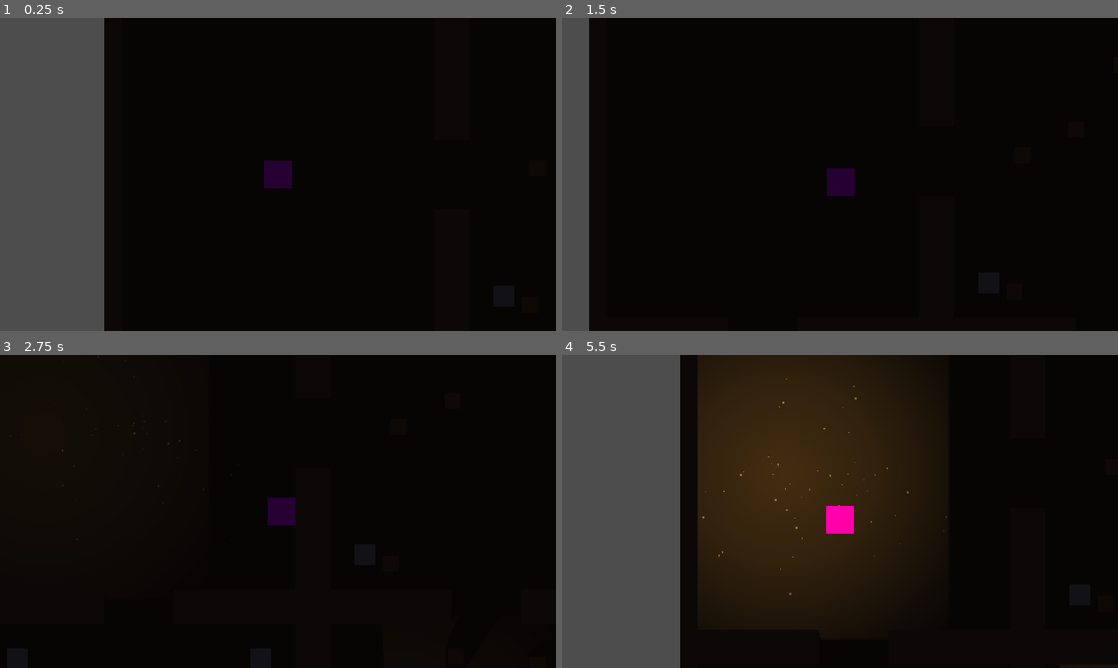
Above: before the commit, frames 1-4 (two rows, left to right).
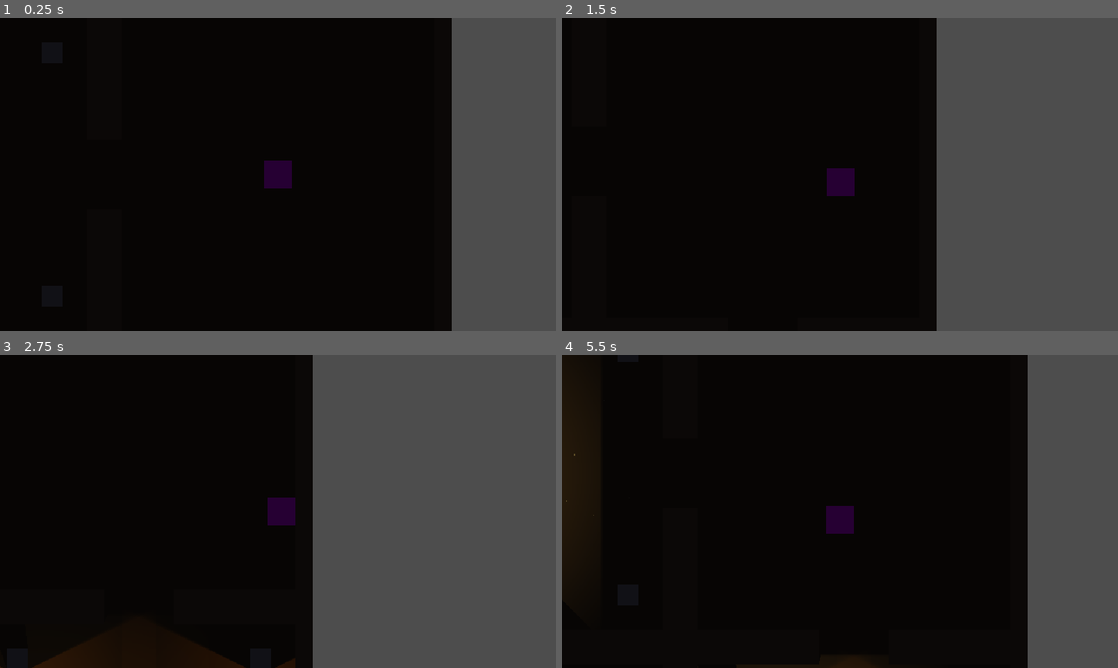
Above: after the commit, the same moments.

Repository: Lohrel/WlademirBizarreAdventures
Game: Godot game, scene res://scenes/level_generator.tscn
Same seed, same stepped clock (60 frames per second), same inputs: the game is played once before the commit and once after it.
Inputs:
- Up to frame 1 (0.25 s): no input
- Up to frame 2 (1.5 s): tap Enter at 0.5 s; hold Right (ui_right) 0.53-1.28 s; hold Down (ui_down) from 1.28 s (still down)
- Up to frame 3 (2.75 s): release Down (ui_down) at 2.03 s; hold Right (ui_right) from 2.03 s (still down)
- Up to frame 4 (5.5 s): release Right (ui_right) at 2.78 s; hold Up (ui_up) 2.78-3.53 s; hold Left (ui_left) 3.53-5.03 s; hold Down (ui_down) from 5.03 s (still down)

The runs differ from the first frame. In frame 1, 38% of the frame differs, in the area x 0-100%, y 0-100%; in frame 2, 38%; in frame 3, 45%; in frame 4, 69%.

Commit message:
Geração atualizada / Sala do Boss / Tochas.

Diff:
--- a/scenes/pillar.tscn
+++ b/scenes/pillar.tscn
@@ -1,4 +1,6 @@
-[gd_scene load_steps=3 format=3]
+[gd_scene format=3 uid="uid://dlaraiyv6lv1o"]
+
+[ext_resource type="Script" uid="uid://c1pebuj8y4cfr" path="res://scripts/pillar.gd" id="1_pillar_script"]
 
 [sub_resource type="RectangleShape2D" id="RectangleShape2D_1"]
 size = Vector2(24, 24)
@@ -6,17 +8,55 @@
 [sub_resource type="OccluderPolygon2D" id="OccluderPolygon2D_1"]
 polygon = PackedVector2Array(-12, -12, 12, -12, 12, 12, -12, 12)
 
-[node name="Pillar" type="StaticBody2D"]
+[sub_resource type="Gradient" id="Gradient_Torch"]
+offsets = PackedFloat32Array(0, 0.5, 1)
+colors = PackedColorArray(1, 0.6, 0.2, 1, 1, 0.3, 0, 0.5, 1, 0, 0, 0)
 
-[node name="ColorRect" type="ColorRect" parent="."]
+[sub_resource type="GradientTexture2D" id="GradientTexture2D_Torch"]
+gradient = SubResource("Gradient_Torch")
+fill = 1
+fill_from = Vector2(0.5, 0.5)
+fill_to = Vector2(1, 1)
+
+[node name="Pillar" type="StaticBody2D" unique_id=152120375]
+script = ExtResource("1_pillar_script")
+
+[node name="ColorRect" type="ColorRect" parent="." unique_id=1487927485]
 offset_left = -12.0
 offset_top = -12.0
 offset_right = 12.0
 offset_bottom = 12.0
 color = Color(0.439216, 0.439216, 0.439216, 1)
 
-[node name="CollisionShape2D" type="CollisionShape2D" parent="."]
+[node name="CollisionShape2D" type="CollisionShape2D" parent="." unique_id=322754201]
 shape = SubResource("RectangleShape2D_1")
 
-[node name="LightOccluder2D" type="LightOccluder2D" parent="."]
+[node name="LightOccluder2D" type="LightOccluder2D" parent="." unique_id=878978298]
 occluder = SubResource("OccluderPolygon2D_1")
+
+[node name="Torch" type="Node2D" parent="." unique_id=1181808691]
+visible = false
+position = Vector2(0, -15)
+
+[node name="TorchLight" type="PointLight2D" parent="Torch" unique_id=219980786]
+color = Color(1, 0.54902, 0, 1)
+energy = 0.8
+texture = SubResource("GradientTexture2D_Torch")
+texture_scale = 2.5
+
+[node name="TorchParticles" type="CPUParticles2D" parent="Torch" unique_id=2032323945]
+position = Vector2(0, -10)
+amount = 15
+lifetime = 0.8
+preprocess = 1.0
+speed_scale = 0.8
+randomness = 1.0
+emission_shape = 1
+emission_sphere_radius = 2.0
+direction = Vector2(0, 0)
+spread = 20.0
+gravity = Vector2(0, -20)
+initial_velocity_min = 10.0
+initial_velocity_max = 20.0
+scale_amount_max = 2.5
+color = Color(1, 0.4, 0, 1)
--- a/scripts/level_generator.gd
+++ b/scripts/level_generator.gd
@@ -6,66 +6,90 @@
 
 var map_data = {}
 var max_rooms = 15
+var current_level = 1 # Nível atual da dungeon (1 a 3)
 
 # Variável que controla o ciclo do dia (0.0 a 2*PI)
 var sun_time = 0.0
-# Velocidade do dia (aumente para o dia passar mais rápido)
+# Velocidade do dia
 @export var day_speed = 0.15
 
+# Referência para o jogador para não deletá-lo entre níveis
+var player_node = null
+
 func _ready():
-	# Quando o jogo começa, ele gera a matemática e depois constrói o visual
-	generate_map_data()
-	build_world()
-	spawn_player()
+	generate_new_level()
 
 func _process(delta):
-	# Incrementa o tempo do sol
 	sun_time += delta * day_speed
+
+func generate_new_level():
+	# 1. Limpa salas antigas (se houver)
+	for child in get_children():
+		if child.name.begins_with("Room"):
+			child.queue_free()
+
+	# 2. Reseta os dados do mapa
+	map_data.clear()
+
+	# 3. Gera a lógica matemática do novo andar
+	generate_map_data()
+
+	# 4. Constrói o visual
+	build_world()
+
+	# 5. Garante que o jogador existe e está na entrada
+	spawn_or_reset_player()
 
 func generate_map_data():
 	var current_position = Vector2i(0, 0)
-	map_data[current_position] = true
+	map_data[current_position] = "start" # Sala de entrada
 
 	var rooms_created = 1
-
 	while rooms_created < max_rooms:
-		var direction = get_random_direction()
+		var direction = [Vector2i.UP, Vector2i.DOWN, Vector2i.LEFT, Vector2i.RIGHT].pick_random()
 		current_position += direction
 
 		if not map_data.has(current_position):
-			map_data[current_position] = true
+			map_data[current_position] = "normal"
 			rooms_created += 1
 
-func get_random_direction() -> Vector2i:
-	var directions = [Vector2i.UP, Vector2i.DOWN, Vector2i.LEFT, Vector2i.RIGHT]
-	return directions.pick_random()
+	# Identifica a sala mais distante para ser o BOSS
+	var furthest_pos = Vector2i.ZERO
+	var max_dist = 0
+	for pos in map_data.keys():
+		var dist = abs(pos.x) + abs(pos.y)
+		if dist > max_dist:
+			max_dist = dist
+			furthest_pos = pos
+	map_data[furthest_pos] = "boss"
 
 func build_world():
-	# Lê o Dicionário e cria uma sala para cada coordenada
 	for grid_pos in map_data.keys():
 		var room_instance = room_scene.instantiate()
-
-		# Posiciona a sala no mundo multiplicando a coordenada da grid pelo tamanho da sala
 		room_instance.position = Vector2(grid_pos.x * ROOM_SIZE.x, grid_pos.y * ROOM_SIZE.y)
 
-		# Verifica quem são os vizinhos dessa sala específica na Grid
 		var has_north = map_data.has(grid_pos + Vector2i.UP)
 		var has_south = map_data.has(grid_pos + Vector2i.DOWN)
 		var has_east = map_data.has(grid_pos + Vector2i.RIGHT)
 		var has_west = map_data.has(grid_pos + Vector2i.LEFT)
 
-		# Adiciona a sala na tela primeiro para que os nós internos sejam inicializados (@onready)
 		add_child(room_instance)
 
-		# Gera uma chance de 30% da sala ter teto aberto
-		var is_open = randf() < 0.3
+		# Regra de Sol: Boss e Start nunca têm sol. Outras têm 30% de chance.
+		var is_open = false
+		if map_data[grid_pos] == "normal":
+			is_open = randf() < 0.3
 
-		# Envia a instrução para a sala abrir as portas e o teto
+		# Passa o tipo da sala para o setup
 		room_instance.setup_room(has_north, has_south, has_east, has_west, is_open)
+		# Vamos adicionar um marcador visual para o Boss para teste
+		if map_data[grid_pos] == "boss":
+			room_instance.modulate = Color(1, 0.5, 0.5) # Sala do Boss fica avermelhada
 
-func spawn_player():
-	var player = player_scene.instantiate()
-	player.position = Vector2.ZERO # Inicia na sala central (0,0)
-	# Definimos o nome do nó como "Player" para facilitar a câmera achá-lo
-	player.name = "Player"
-	add_child(player)
+func spawn_or_reset_player():
+	if player_node == null:
+		player_node = player_scene.instantiate()
+		player_node.name = "Player"
+		add_child(player_node)
+
+	player_node.position = Vector2.ZERO
--- /dev/null
+++ b/scripts/pillar.gd
@@ -0,0 +1,36 @@
+extends StaticBody2D
+
+@onready var torch = $Torch
+@onready var torch_light = $Torch/TorchLight
+@onready var torch_particles = $Torch/TorchParticles
+
+func setup_torch(is_on_top: bool):
+	torch.visible = true
+	if is_on_top:
+		# Tocha embaixo do pilar (Sul)
+		torch.position = Vector2(0, 18)
+		torch_particles.position = Vector2(0, 5) # Faíscas nascem abaixo da tocha
+	else:
+		# Tocha em cima do pilar (Norte)
+		torch.position = Vector2(0, -18)
+		torch_particles.position = Vector2(0, -5) # Faíscas nascem acima da tocha
+
+func _ready():
+	# Força a luz da tocha a ser circular e suave (usando a mesma lógica dos vagalumes)
+	var grad = Gradient.new()
+	grad.offsets = [0.0, 0.8]
+	grad.colors = [Color(1,1,1,1), Color(1,1,1,0)]
+
+	var tex = GradientTexture2D.new()
+	tex.gradient = grad
+	tex.fill = GradientTexture2D.FILL_RADIAL
+	tex.fill_from = Vector2(0.5, 0.5)
+	tex.fill_to = Vector2(1.0, 1.0)
+	tex.width = 128
+	tex.height = 128
+
+	torch_light.texture = tex
+	# Ativa as sombras para a luz respeitar paredes e pilastras
+	torch_light.shadow_enabled = true
+	torch_light.shadow_filter = 1
+	torch_light.shadow_filter_smooth = 2.0
--- a/scripts/room.gd
+++ b/scripts/room.gd
@@ -70,9 +70,16 @@
 	corner_positions.shuffle()
 
 	for i in range(randi_range(1, 3)):
+		var pos = corner_positions[i]
 		var p = pillar_scene.instantiate()
-		p.position = corner_positions[i]
+		p.position = pos
 		add_child(p)
+
+		# Sorteia se o pilar tem uma tocha acesa (40% de chance)
+		if randf() < 0.4:
+			# Se o Y for negativo, o pilar está na parte superior da sala
+			var is_on_top = pos.y < 0
+			p.setup_torch(is_on_top)
 
 	# Tenta spawnar caixas em posições aleatórias (área maior de 160)
 	for i in range(randi_range(3, 8)):
